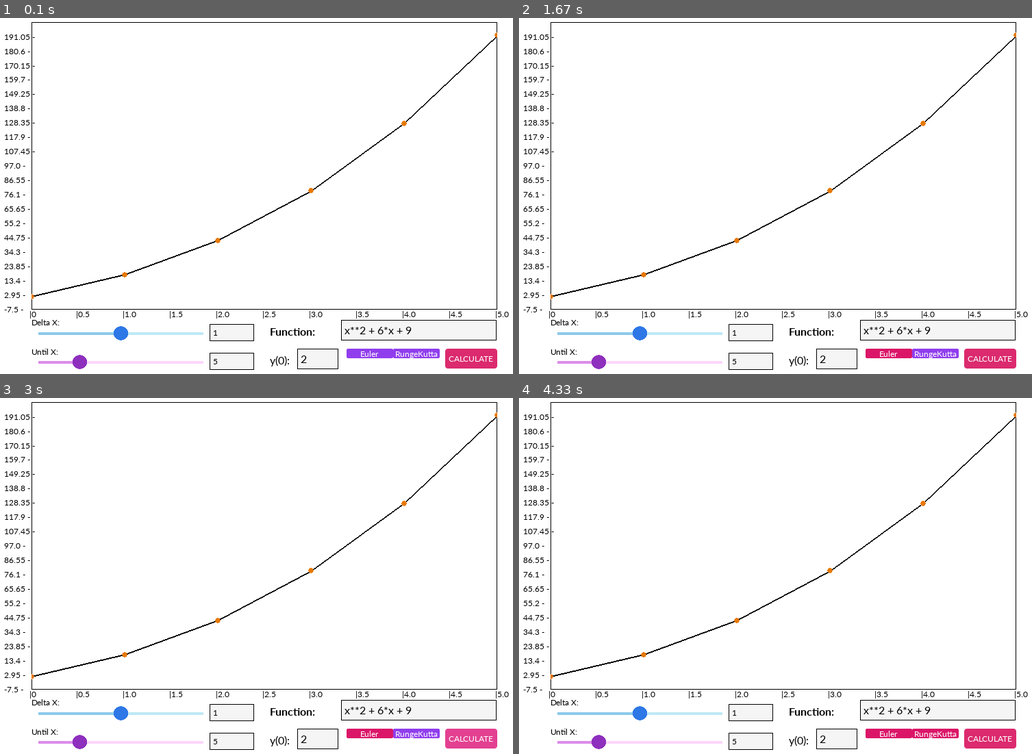
Above: before the commit, frames 1-4 (two rows, left to right).
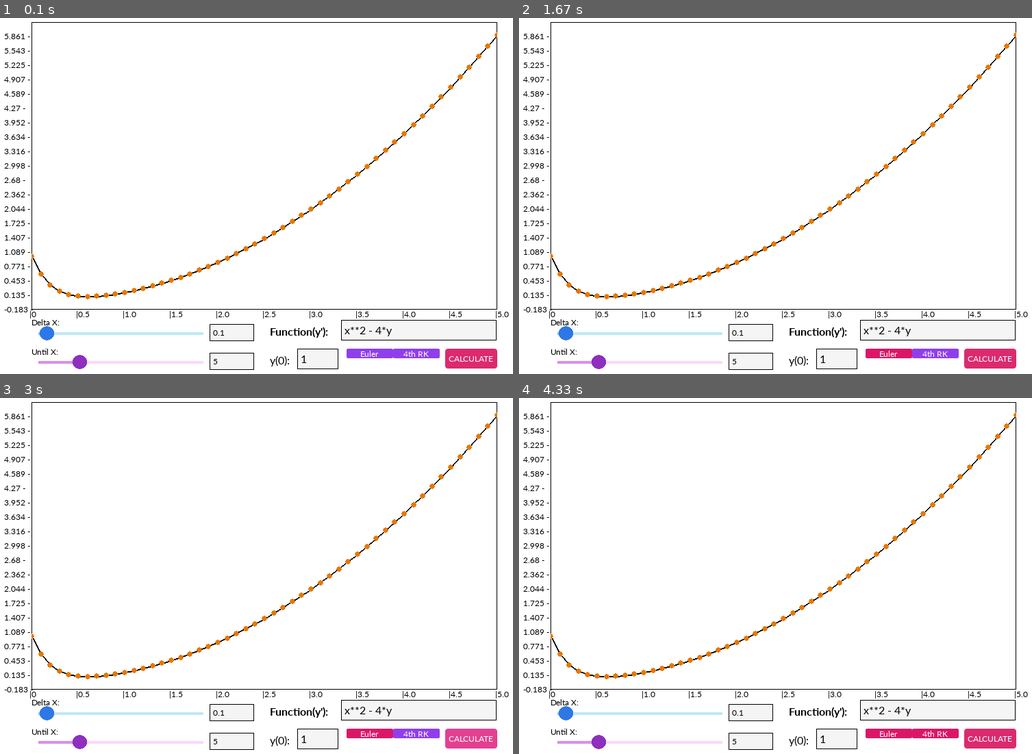
Above: after the commit, the same moments.

Repository: nakamarusun/CompMathIVPSem2
Game: pygame game, started from src/Main.py
Same seed, same stepped clock (60 frames per second), same inputs: the game is played once before the commit and once after it.
Inputs (mouse positions are in pixels of both pictures, inside the frame that each line leads up to):
- Up to frame 1 (0.1 s): no input
- Up to frame 2 (1.67 s): click (990, 359) at 0.38 s; click (749, 331) at 0.72 s; tap Space at 1 s; click (888, 352) at 1.38 s
- Up to frame 3 (3 s): click (92, 661) at 2.22 s; click (471, 739) at 2.55 s; tap Enter at 2.83 s
- Up to frame 4 (4.33 s): click (780, 618) at 3.22 s; click (934, 732) at 3.55 s; click (837, 739) at 3.88 s

The runs differ from the first frame. In frame 1, 2.5% of the frame differs, in the area x 0-97%, y 4-97%; in frame 2, 2.5%; in frame 3, 2.5%; in frame 4, 2.5%.

Commit message:
Added more characters available in the function textfield, and support for y

Diff:
--- a/src/MathUtil.py
+++ b/src/MathUtil.py
@@ -1,4 +1,5 @@
 import Pygame.GlobalVariables as GVar
+import math
 
 class IVP:
     def f(x: float):
@@ -15,6 +16,7 @@
         for i in range(int(until / h)):
             curX += h
             x = curX
+            y = yVal[-1]
             curY = curY + (h * eval(f))
             xVal.append(curX)
             yVal.append(curY)
--- a/src/Pygame/MathRoom.py
+++ b/src/Pygame/MathRoom.py
@@ -17,10 +17,10 @@
     functionCanvasSurface = None
 
     # DEFAULT VALUES
-    function = "x**2 + 6*x + 9"
-    y0 = 2
+    function = "x**2 - 4*y"
+    y0 = 1
     until = 5
-    h = 1
+    h = 0.1
 
     xArr = [] # The x plot in the graph.
     yArr = [] # The y plot in the graph.
@@ -40,11 +40,14 @@
         range = self.yMax - self.yMin
         self.yMax += range * 0.05
         self.yMin -= range * 0.05
-        # print(self.xArr, "\n", self.yArr)
+        # print(self.xArr, "\n\n", self.yArr)
         # print(self.yMin, "\n", self.yMax)
 
     def redrawSurface(self):
-        self.updateFunction()
+        try:
+            self.updateFunction()
+        except OverflowError:
+            mainSurface.functionError = "Resulting number too large !"
         # Creates a new function canvas surface with 85% width size and 50% height size
         self.functionCanvasSurface = pygame.Surface((GVar.resolution[0] * self.ratio[0], GVar.resolution[1] * self.ratio[1]))
         self.functionCanvasSurface.fill((255, 255, 255)) # Clears the surface with white
@@ -139,7 +142,7 @@
         self.interactableList.append(self.untilXTextField) # Until X TextField
 
         # Function Text
-        self.interactableList.append(TextLabel(GVar.mainScreenBuffer, "Function:", [GVar.resolution[0] * 0.51, GVar.resolution[1] * 0.84 - 2], GVar.defFont18Bold))
+        self.interactableList.append(TextLabel(GVar.mainScreenBuffer, "Function(y'):", [GVar.resolution[0] * 0.51, GVar.resolution[1] * 0.84 - 2], GVar.defFont18Bold))
 
         # Function TextField
         self.functionTextField = TextField(self.calculate,
@@ -164,7 +167,7 @@
          GVar.mainScreenBuffer, [GVar.resolution[0] * 0.65, GVar.resolution[1] * 0.91 - 9], "Euler", GVar.defFont, [GVar.resolution[0] * 0.085, 29/2], (144, 62, 237), True, (116, 57, 227), (219, 22, 104))
         self.interactableList.append(self.eulerToggle)
         self.rungeKuttaToggle = ToggleButton(lambda : print("Calculated"),
-         GVar.mainScreenBuffer, [GVar.resolution[0] * 0.65 + GVar.resolution[0] * 0.085, GVar.resolution[1] * 0.91 - 9], "RungeKutta", GVar.defFont, [GVar.resolution[0] * 0.085, 29/2], (144, 62, 237), True, (116, 57, 227), (219, 22, 104))
+         GVar.mainScreenBuffer, [GVar.resolution[0] * 0.65 + GVar.resolution[0] * 0.085, GVar.resolution[1] * 0.91 - 9], "4th RK", GVar.defFont, [GVar.resolution[0] * 0.085, 29/2], (144, 62, 237), True, (116, 57, 227), (219, 22, 104))
         self.interactableList.append(self.rungeKuttaToggle)
 
     def update(self):
@@ -238,7 +241,7 @@
     def calculate(self):
         fun = self.functionTextField.text # Checks the function inputted by the user
 
-        allowedCharacters = "1234567890+-/*xX^ " # Sets a library of allowed characters
+        allowedCharacters = "1234567890+-/*x^ ()ey." # Sets a library of allowed characters
         # Checks if there is a character outside the allowed ones.
         errorParse = False
         for char in fun:
@@ -258,16 +261,19 @@
 
         for i in range(len(newFun)):
             try:
-                if (newFun[i] in string.digits and newFun[i+1] == "x"):
-                    newFun = newFun[:i + 1] + "*" + newFun[i + 1:] # Adds asterisk to x with no asterisk
+                if ((newFun[i] in (string.digits + "e)") and (newFun[i+1] == "x" or newFun[i+1] == "y")) or ((newFun[i] == "x" or newFun[i] == "y") and newFun[i+1] == "(")): # Adds asterisk to numbers, e and ")" with no asterisk, and x or y with "("
+                    newFun = newFun[:i + 1] + "*" + newFun[i + 1:]
                 elif (newFun[i] == "^"):
                     newFun = newFun[:i] + "**" + newFun[i + 1:] # Changes ^ to double asterisk
+                if (newFun[i] == "e"):
+                    newFun = newFun[:i] + "math.e" + newFun[i + 1:] # Changes e to actual variable
             except:
                 pass
 
         # Tries to calculate with the new function. If fail, throw error
         try:
-            x = 2
+            x = 2 # Bogus values to check whether function works correctly
+            y = 3
             eval(newFun)
         except:
             self.functionError = "Function Error"
